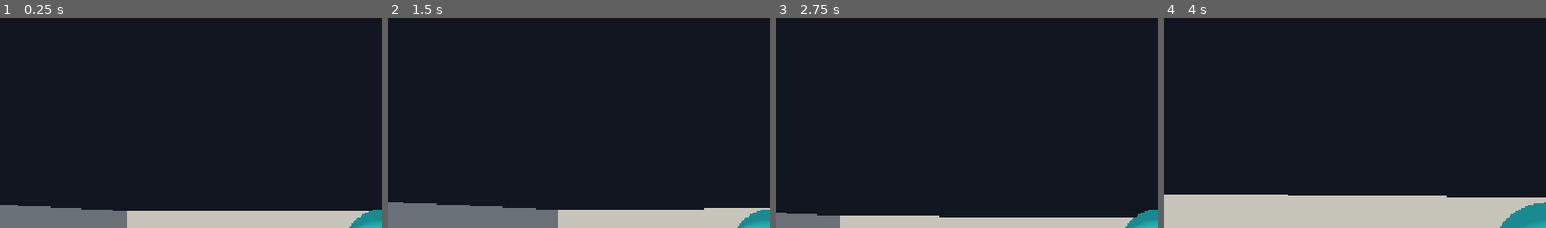
Above: before the commit, frames 1-4 (left to right).
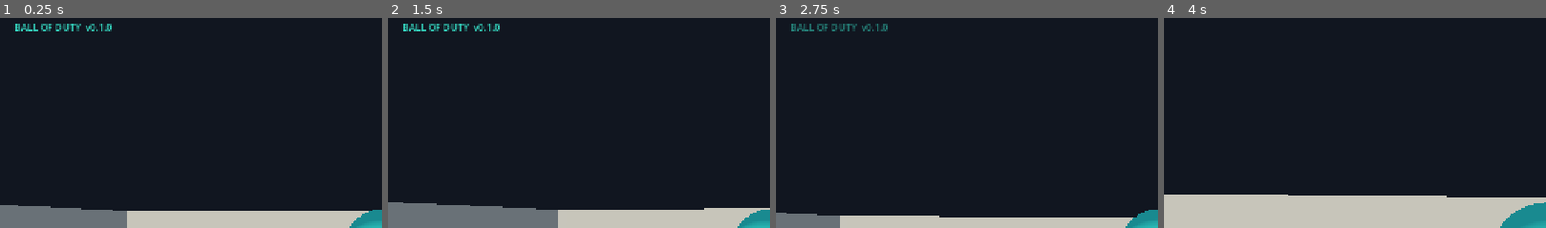
Above: after the commit, the same moments.

Repository: amirrezaalavi/ballofduty
Game: Godot game, scene res://scenes/main.tscn
Two runs of this game, one before a commit and one after it. Both use one fixed random seed, a clock stepped at 60 frames per second and the inputs below.
Inputs (mouse positions are % of the whole screen's width and height, from its top left):
- Up to frame 1 (0.25 s): no input
- Up to frame 2 (1.5 s): tap Enter at 0.5 s; move the mouse to (55, 48) at 0.52 s; hold Right mouse button (aim) 0.53-1.28 s; hold W (move_forward) from 0.53 s (still down); click (55, 48) at 0.67 s; tap Space (jump) at 0.77 s; move the mouse to (45, 49) at 1.27 s; click (45, 49) at 1.35 s
- Up to frame 3 (2.75 s): keep holding W (move_forward); tap Space (jump) at 1.52 s; move the mouse to (52, 47) at 2.02 s; tap Tab (scoreboard) at 2.1 s
- Up to frame 4 (4 s): keep holding W (move_forward); tap Space (jump) at 2.75, 3.02, 3.77 s; move the mouse to (49, 50) at 2.77 s; tap Shift (sprint) at 2.85 s; click (49, 50) at 2.92 s; tap Enter at 3.5 s; move the mouse to (57, 50) at 3.52 s; hold Right mouse button (aim) from 3.53 s (still down)
The pictures show only the part of the screen within x 0-50%, y 0-50%; the shares and areas given below are measured in that part.

The runs differ from the first frame. In frame 1, 0.6% of the frame differs, in the area x 4-30%, y 2-7%; in frame 2, 0.6%; in frame 3, 0.5%; in frame 4, nothing differs.

Commit message:
CP0: verified web export, browser boot, version stamp, CI workflow

Diff:
--- a/scripts/game/main.gd
+++ b/scripts/game/main.gd
@@ -11,6 +11,7 @@
 		_start_server(user_args)
 	elif DisplayServer.get_name() != "headless":
 		Input.mouse_mode = Input.MOUSE_MODE_CAPTURED
+		_show_boot_version()
 
 
 func _start_server(args: PackedStringArray) -> void:
@@ -26,3 +27,23 @@
 		local_player.queue_free()
 
 	print("BALL_OF_DUTY server stub listening on port %d (transport arrives in CP4a)" % port)
+
+
+## Temporary CP0 boot stamp. Replaced by the real HUD in CP1/CP3.
+func _show_boot_version() -> void:
+	var version := str(ProjectSettings.get_setting("application/config/version", "dev"))
+	var layer := CanvasLayer.new()
+	layer.name = "BootOverlay"
+	add_child(layer)
+
+	var label := Label.new()
+	label.text = "BALL OF DUTY  v%s" % version
+	label.position = Vector2(24, 20)
+	label.add_theme_font_size_override("font_size", 16)
+	label.add_theme_color_override("font_color", Color(0.215686, 0.878431, 0.784314))
+	layer.add_child(label)
+
+	var tween := create_tween()
+	tween.tween_interval(2.5)
+	tween.tween_property(label, "modulate:a", 0.0, 0.6)
+	tween.tween_callback(layer.queue_free)
Binary file added: docs/checkpoints/cp0-web-boot.png
Not shown, changed: export_presets.cfg
Not shown, added: .github/workflows/ci.yml
Not shown, changed: tools/check.sh
